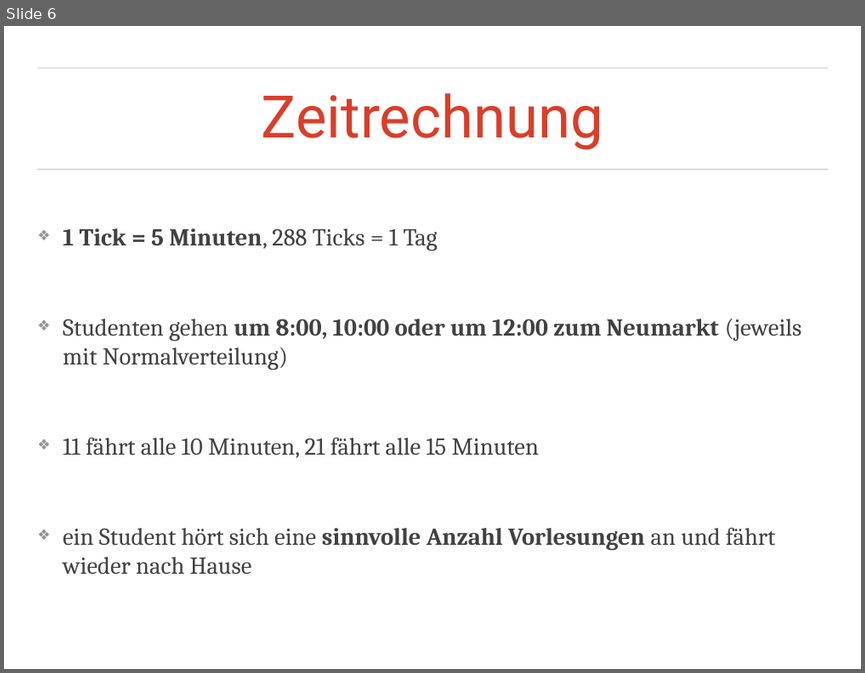
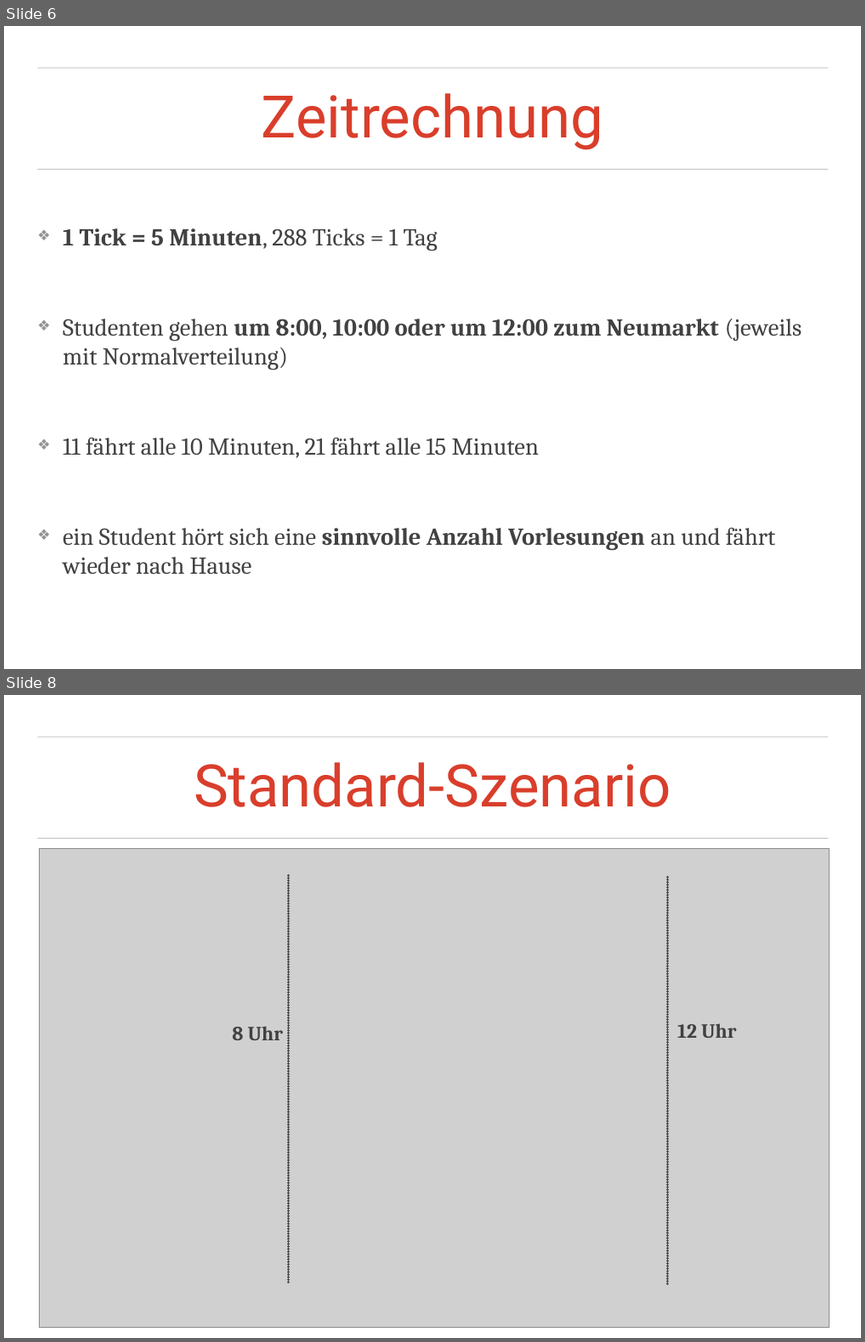
Before and after one commit to jvogtherr/OScillate, a slide deck: OScillate_Praesentation.ppt. Shown one above the other, each under a label of ours: slide 6 before the commit, slides 6 and 8 after it; the slides between them are not shown. The pictures are 865x673 and 865x1342 pixels, drawn with LibreOffice and Linux fonts; fonts in the diff are those of the drawing; grey boxes stand for pictures; background and template pictures are left out. Boxes give left, top, right and bottom in pixels: in the first picture for what was removed or moved away, otherwise in the second. Text is boxed around its words. In the diff, an @@ line names an element or a change of style, - is before the commit and + after.

```diff
--- a/OScillate_Praesentation.ppt
+++ b/OScillate_Praesentation.ppt
@@ slide 8 added at [4,695,861,1338], background picture (left out); not listed: 2 template elements that a slide beside it also shows @@
@@ title added at [194,762,670,807], 70 pt, text #D93E2B @@
+Standard-Szenario
@@ picture added at [39,848,828,1327] @@
@@ picture added at [240,872,442,1280] @@
@@ line added from (289, 1281) to (289, 873), #414141 3 pt @@
@@ line added from (667, 1284) to (667, 875), #414141 3 pt @@
@@ free added at [228,1015,286,1049], 24 pt, text #414141, bold @@
+8 Uhr
@@ free added at [673,1013,741,1047], 24 pt, text #414141, bold @@
+12 Uhr
```
Also in this commit, not shown: 3 slides changed, 2 other slides added, 2 slides removed, 45 other files.
